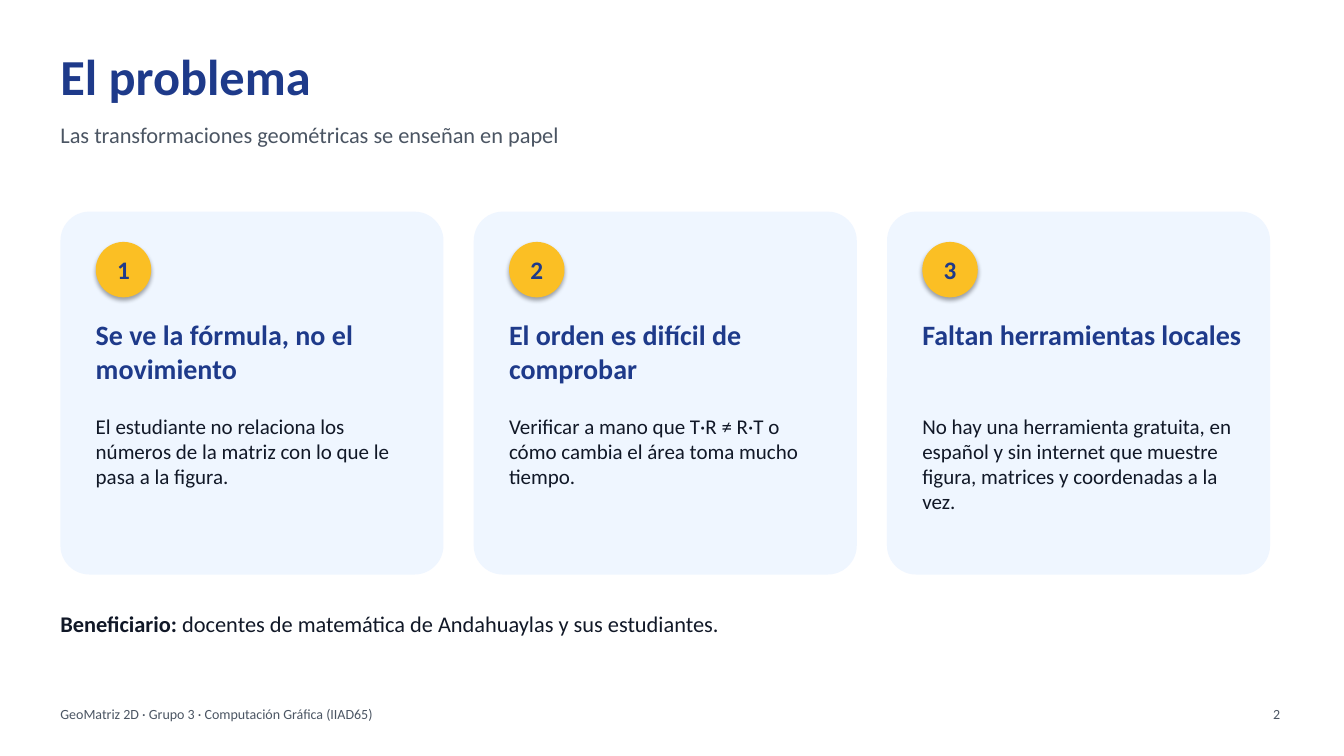
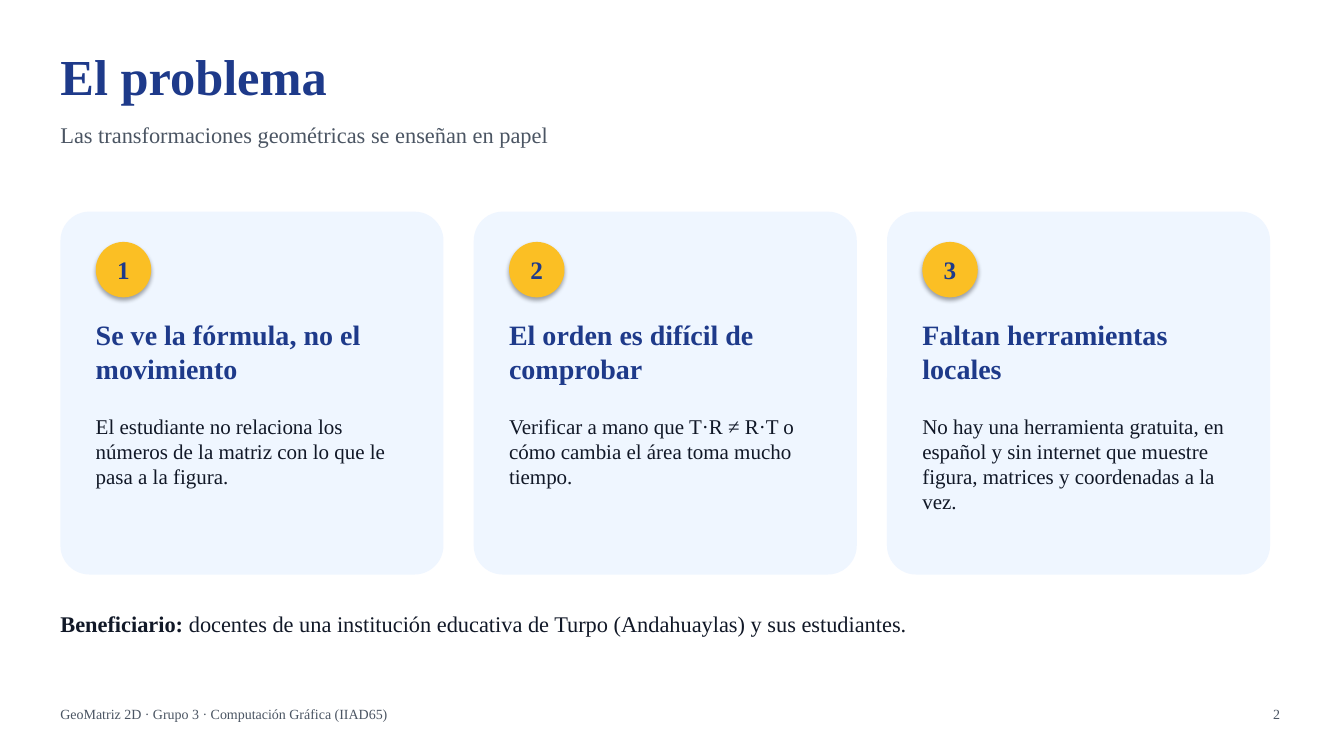
Before and after one commit to zarabia123/COMPUTACION-GRAFICA, a slide deck: slide 2 of docs/entrega/6_Presentacion.pptx. Drawn at 1344x756 pixels with LibreOffice and Linux fonts; fonts in the diff are those of the drawing. Boxes give left, top, right and bottom in pixels: in the first picture for what was removed or moved away, otherwise in the second. Text is boxed around its words. In the diff, an @@ line names an element or a change of style, - is before the commit and + after.

```diff
--- a/docs/entrega/6_Presentacion.pptx
+++ b/docs/entrega/6_Presentacion.pptx
@@ text at box(60, 616, 907, 637): text changed; font Calibri to Times New Roman @@
-Beneficiario: docentes de matemática de Andahuaylas y sus estudiantes.
+Beneficiario: docentes de una institución educativa de Turpo (Andahuaylas) y sus estudiantes.
@@ font Calibri to Times New Roman in 12 elements at box(60, 60, 327, 106), box(60, 127, 547, 148), box(96, 242, 151, 297), box(96, 325, 360, 380), box(96, 419, 385, 489), box(509, 242, 565, 297), box(509, 325, 753, 384), box(509, 419, 793, 489), box(923, 242, 978, 297), box(922, 325, 1167, 380), box(922, 419, 1224, 510), box(60, 709, 388, 722) @@
```
Also in this commit, not shown: 8 other slides changed, 1 slide added, 1 slide removed, 21 other files.
